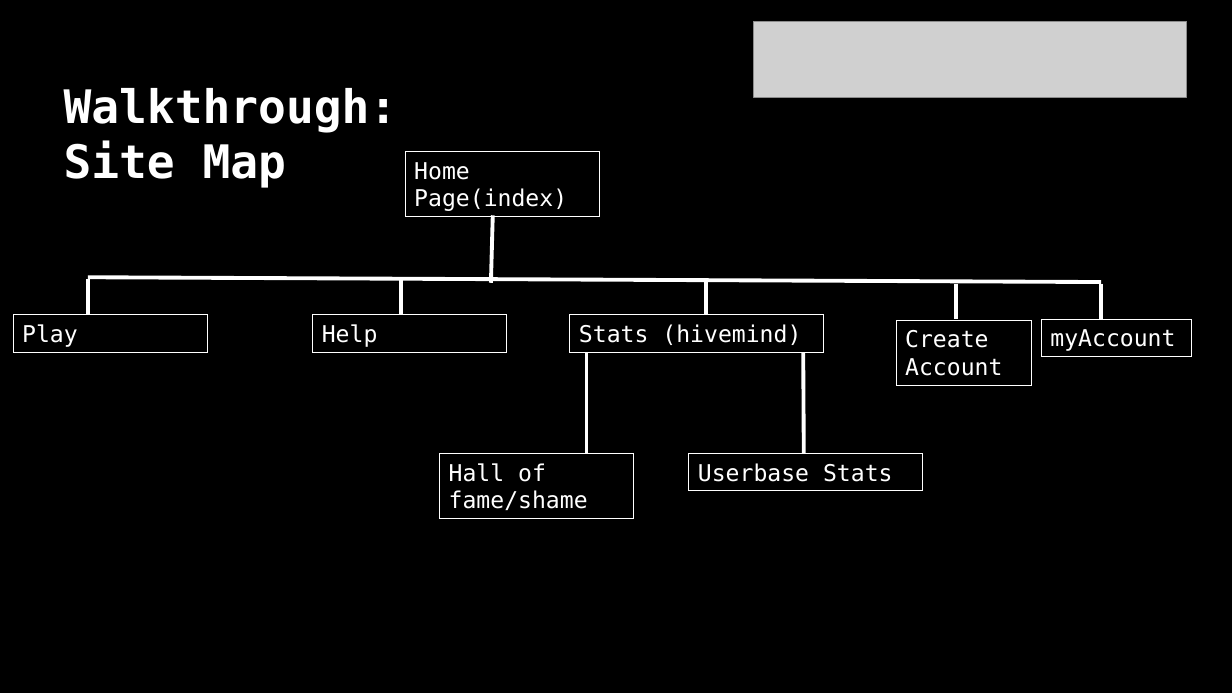
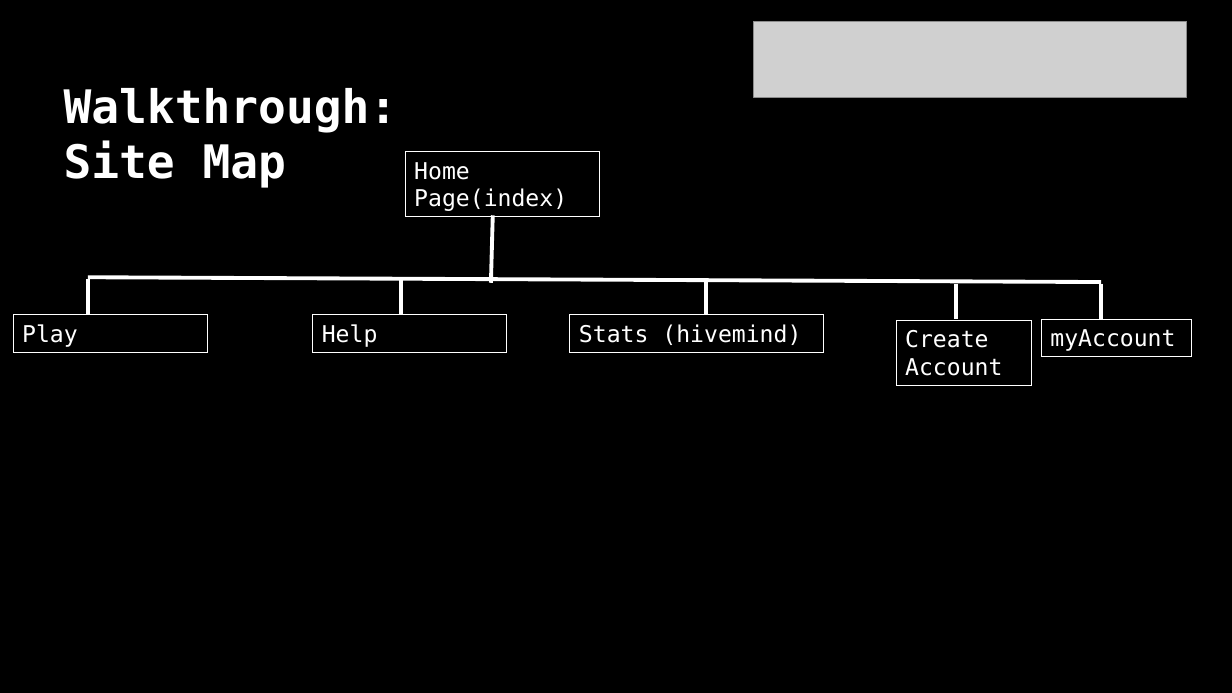
Before and after one commit to christophermcfadyen/glasgowrpg, a slide deck: slide 8 of chris pres.pptx (slide 7 before the commit). Drawn at 1232x693 pixels with LibreOffice and Linux fonts; fonts in the diff are those of the drawing; grey boxes stand for pictures. Boxes give left, top, right and bottom in pixels: in the first picture for what was removed or moved away, otherwise in the second. Text is boxed around its words. In the diff, an @@ line names an element or a change of style, - is before the commit and + after.

Commit message:
Pre Lecture update

```diff
--- a/chris pres.pptx
+++ b/chris pres.pptx
@@ line removed from (587, 352) to (587, 454) @@
@@ line removed from (803, 352) to (804, 454) @@
@@ rectangle removed at (440,454,634,519) @@
-Hall of fame/shame
@@ rectangle removed at (689,454,922,491) @@
-Userbase Stats
```
Also in this commit, not shown: 1 other slide changed, 6 slides added.
